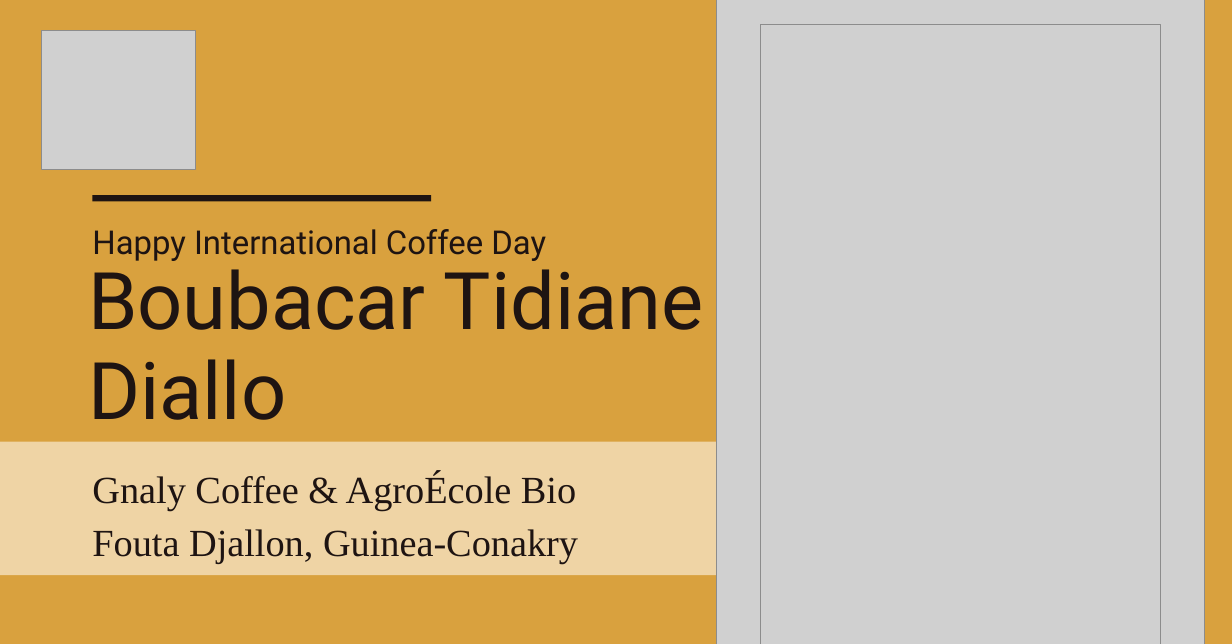
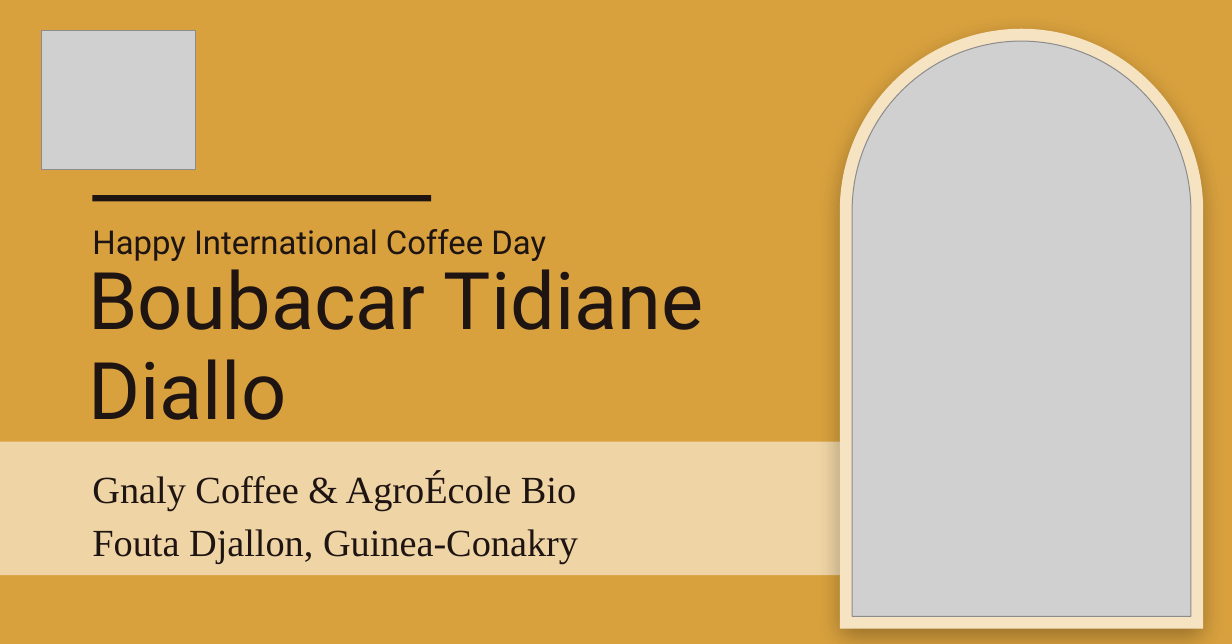
Before and after one commit to linneamoritznyc/SFW-SocialMedia, a slide deck: slide 1 of templates/posts/october/01-10-2026-thu-li-boubacar-option-e-gold-roots.pptx. Drawn at 1232x644 pixels with LibreOffice and Linux fonts; fonts in the diff are those of the drawing; grey boxes stand for pictures; background and template pictures are left out. Boxes give left, top, right and bottom in pixels: in the first picture for what was removed or moved away, otherwise in the second. Text is boxed around its words. In the diff, an @@ line names an element or a change of style, - is before the commit and + after.

```diff
--- a/templates/posts/october/01-10-2026-thu-li-boubacar-option-e-gold-roots.pptx
+++ b/templates/posts/october/01-10-2026-thu-li-boubacar-option-e-gold-roots.pptx
@@ picture removed at (x1=717, y1=0, x2=1203, y2=644) @@
@@ round same rect added at (x1=840, y1=29, x2=1203, y2=628), fill #F6E3C2 @@
@@ picture resized from (x1=761, y1=25, x2=1160, y2=644) to (x1=853, y1=41, x2=1192, y2=616) @@
```
Also in this commit, not shown: 11 other files.
